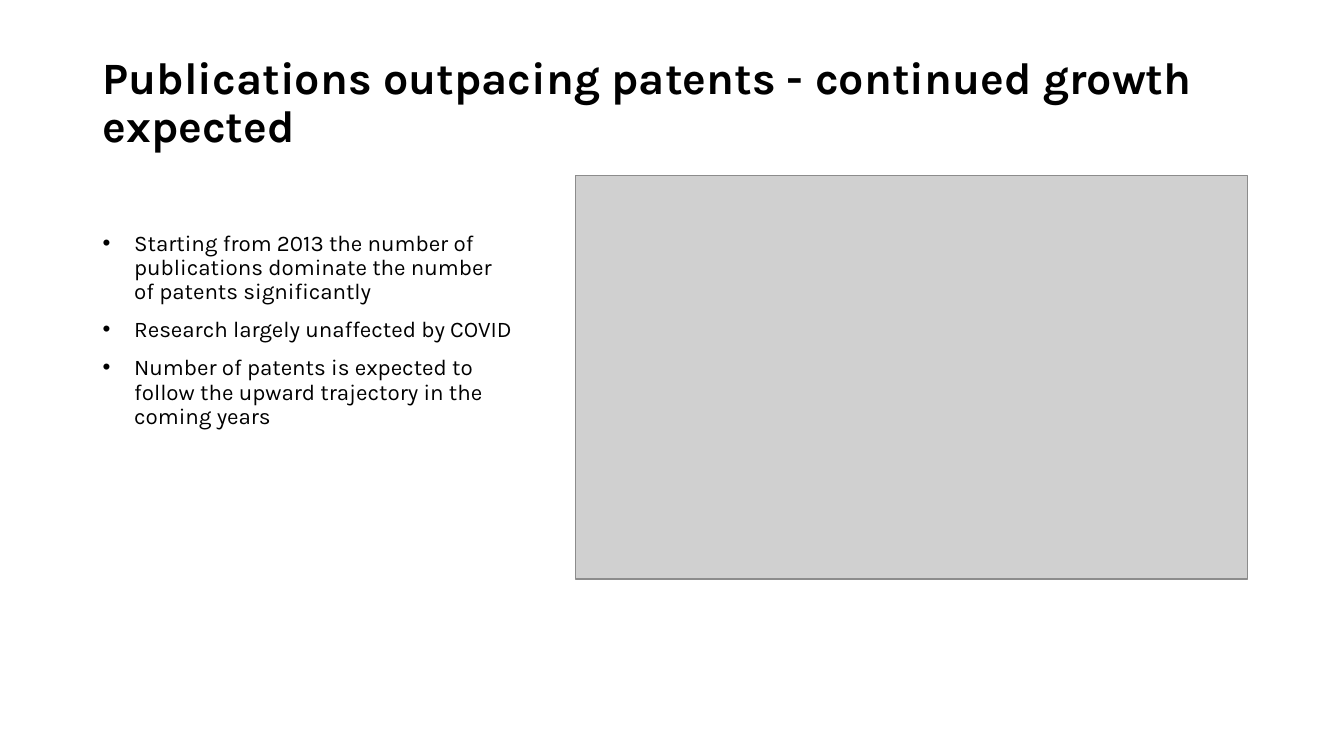
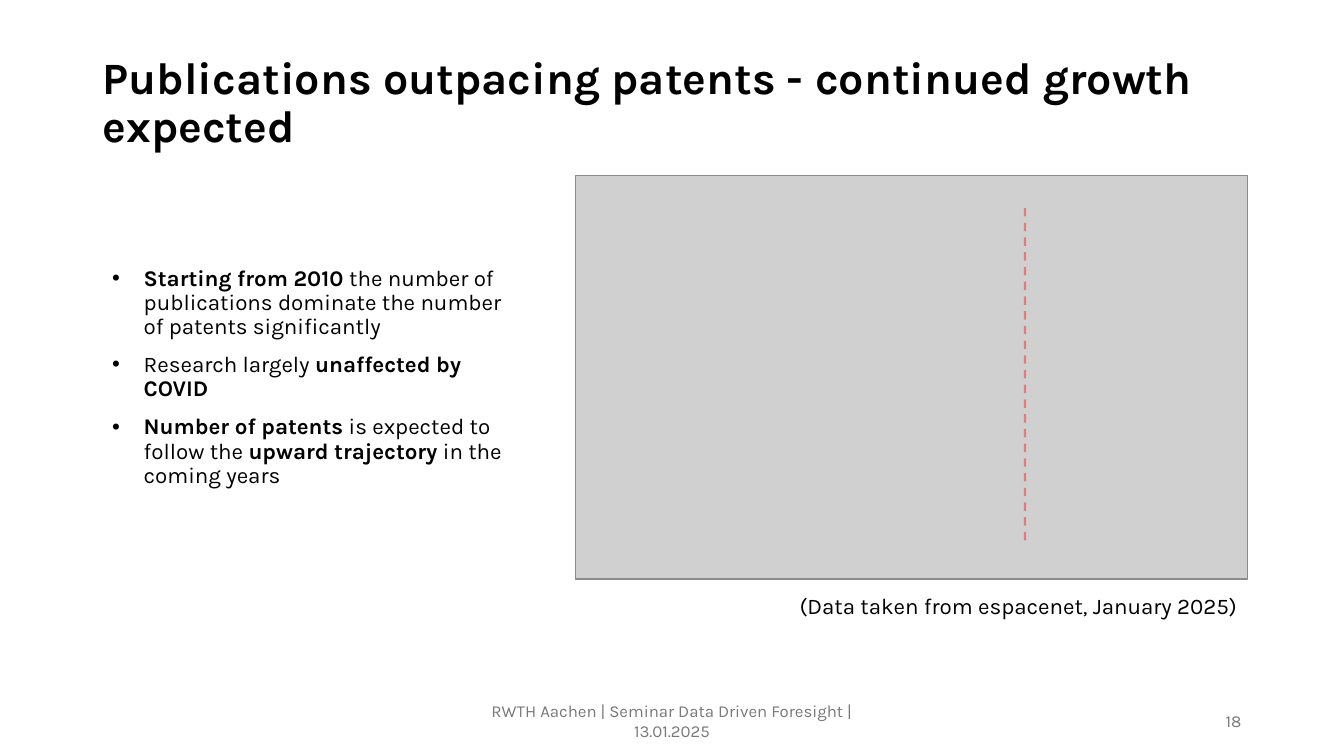
Before and after one commit to GMPuntigam/DataDrivenForesight, a slide deck: slide 18 of presentation/DataDrivenForesight.pptx (slide 19 before the commit). Drawn at 1344x756 pixels with LibreOffice and Linux fonts; fonts in the diff are those of the drawing; grey boxes stand for pictures. Boxes give left, top, right and bottom in pixels: in the first picture for what was removed or moved away, otherwise in the second. Text is boxed around its words. In the diff, an @@ line names an element or a change of style, - is before the commit and + after.

```diff
--- a/presentation/DataDrivenForesight.pptx
+++ b/presentation/DataDrivenForesight.pptx
@@ text "Starting from 2010 the number ..." moved from (x1=134, y1=235, x2=511, y2=430) to (x1=144, y1=270, x2=502, y2=489) @@
@@ text "Starting from 2010 the number ..." at (x1=144, y1=270, x2=502, y2=489): vertical alignment top to middle @@
@@ line added from (1025, 208) to (1025, 541), #FF0000 1.5 pt dashed @@
@@ text at (x1=144, y1=270, x2=502, y2=340): text changed @@
-• Starting from 2013 the number of publications dominate the number of patents significantly
+• Starting from 2010 the number of publications dominate the number of patents significantly
@@ text at (x1=144, y1=356, x2=501, y2=489): bold on in "unaffected by COVID", "Number of patents upward trajectory" @@
@@ text added at (x1=800, y1=598, x2=1237, y2=620), 16 pt, text #000000 @@
+(Data taken from espacenet, January 2025)
@@ text added at (x1=491, y1=705, x2=843, y2=737), 12 pt, text #797979 @@
+RWTH Aachen | Seminar Data Driven Foresight | 13.01.2025
@@ page number added at (x1=1226, y1=716, x2=1242, y2=727), 12 pt, text #797979 @@
+18
```
Also in this commit, not shown: 17 other slides changed, 3 slides added, 2 slides removed, 1 other file.
